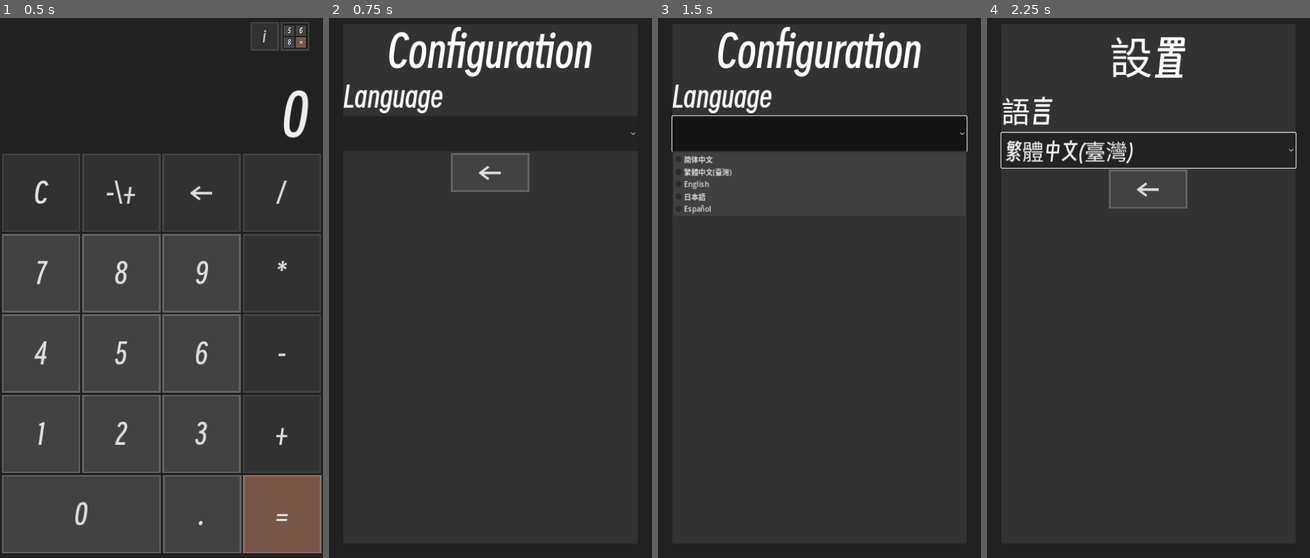
Above: before the commit, frames 1-4 (left to right).
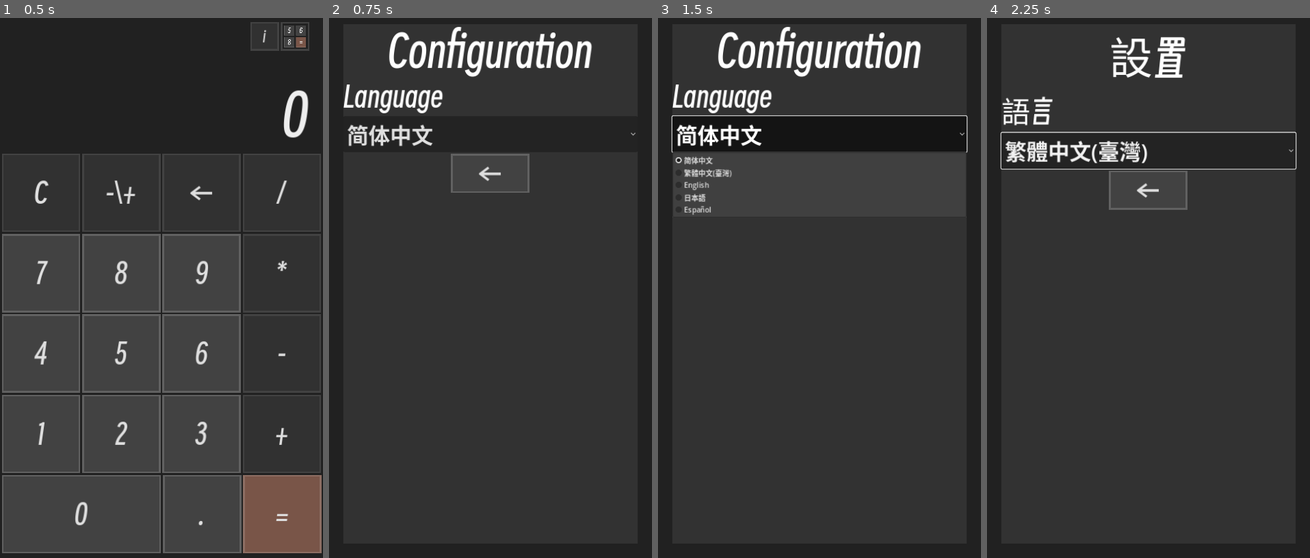
Above: after the commit, the same moments.

Repository: PJ-568/568_Calc
Game: Godot game, scene res://主界面.tscn
Same seed, same stepped clock (60 frames per second), same inputs: the game is played once before the commit and once after it.
Inputs (mouse positions are in pixels of both pictures, inside the frame that each line leads up to; where the layout moved, square brackets give the same spot in the first picture):
- Up to frame 1 (0.5 s): no input
- Up to frame 2 (0.75 s): click (622, 34) at 0.5 s
- Up to frame 3 (1.5 s): click (819, 136) [819, 131] at 1.25 s
- Up to frame 4 (2.25 s): click "←" at 2 s

Frame 1 is identical in both runs. In frame 2, 0.8% of the frame differs, in the area x 5-95%, y 19-33%; in frame 3, 1.1%; in frame 4, 1.9%, in the area x 4-96%, y 22-36%.
Error after the commit: Invalid assignment of property or key 'selected' with value of type 'Nil' on a base object of type 'OptionButton'. (res://Scripts/设置.gd:14)

Commit message:
新增保存设置

Diff:
--- /dev/null
+++ b/Scripts/全局.gd
@@ -0,0 +1,60 @@
+extends Node
+
+
+const CONFIG_PATH = "user://settings.cfg"
+
+
+func _ready():
+	读取设置()
+
+
+func 切换语言(index):
+	if index == 0:
+		TranslationServer.set_locale("zh")
+	elif index == 1:
+		TranslationServer.set_locale("zht")
+	elif index == 2:
+		TranslationServer.set_locale("en")
+	elif index == 3:
+		TranslationServer.set_locale("jp")
+	elif index == 4:
+		TranslationServer.set_locale("es")
+	else:
+		push_error("切换语言时，选项“%d”不存在！" % index)
+		TranslationServer.set_locale("en")
+	return index
+
+
+func 保存设置(index):
+	var file = ConfigFile.new()
+	file.set_value("General", "Language", index)
+	var error = file.save(CONFIG_PATH)
+	if error != OK:
+		push_error("Failed to save config: %d" % error)
+
+
+func 切换并保存(index):
+	保存设置(切换语言(index))
+
+
+func 读取设置():
+	var file = ConfigFile.new()
+	if FileAccess.file_exists(CONFIG_PATH):
+		var error = file.load(CONFIG_PATH)
+		if error == OK:
+			return 切换语言(file.get_value("General", "Language", 0))
+		else:
+			push_warning("Failed to load config: %d", error)
+			return 切换语言(0)
+	else:
+		var locale = OS.get_locale()
+		if locale == "zh_CN":
+			return 切换语言(0)
+		elif locale == "zh_TW":
+			return 切换语言(1)
+		elif locale == "en":
+			return 切换语言(2)
+		elif locale == "jp":
+			return 切换语言(3)
+		elif locale == "es":
+			return 切换语言(4)
--- a/Scripts/设置.gd
+++ b/Scripts/设置.gd
@@ -2,20 +2,6 @@
 
 
 @onready var 语言 = $"面板/背景色/MarginContainer/色/内容按钮分隔/正文和标题分隔2/语言"
-
-
-func _ready():
-	var locale = OS.get_locale()
-	if locale == "zh_CN":
-		_on_语言_item_selected(0)
-	elif locale == "zh_TW":
-		_on_语言_item_selected(1)
-	elif locale == "en":
-		_on_语言_item_selected(2)
-	elif locale == "jp":
-		_on_语言_item_selected(3)
-	elif locale == "es":
-		_on_语言_item_selected(4)
 
 
 @warning_ignore("unused_parameter")
@@ -24,18 +10,13 @@
 		_on_返回_pressed()
 
 
+func _ready():
+	语言.selected = Global.读取设置()
+
+
 func _on_返回_pressed():
 	get_tree ().change_scene_to_file("res://主界面.tscn")
 
 
 func _on_语言_item_selected(index):
-	if index == 0:
-		TranslationServer.set_locale("zh")
-	elif index == 1:
-		TranslationServer.set_locale("zht")
-	elif index == 2:
-		TranslationServer.set_locale("en")
-	elif index == 3:
-		TranslationServer.set_locale("jp")
-	elif index == 4:
-		TranslationServer.set_locale("es")
+	Global.切换并保存(index)
--- a/project.godot
+++ b/project.godot
@@ -18,6 +18,10 @@
 boot_splash/image="res://Assets/568_Calc.png"
 boot_splash/fullsize=false
 config/icon="res://Assets/icon.svg"
+
+[autoload]
+
+Global="*res://Scripts/全局.gd"
 
 [display]
 
--- a/设置.tscn
+++ b/设置.tscn
@@ -75,7 +75,6 @@
 
 [node name="语言" type="OptionButton" parent="面板/背景色/MarginContainer/色/内容按钮分隔/正文和标题分隔2"]
 layout_mode = 2
-theme_override_fonts/font = ExtResource("2_fcls7")
 theme_override_font_sizes/font_size = 48
 item_count = 5
 popup/item_0/text = "简体中文"
